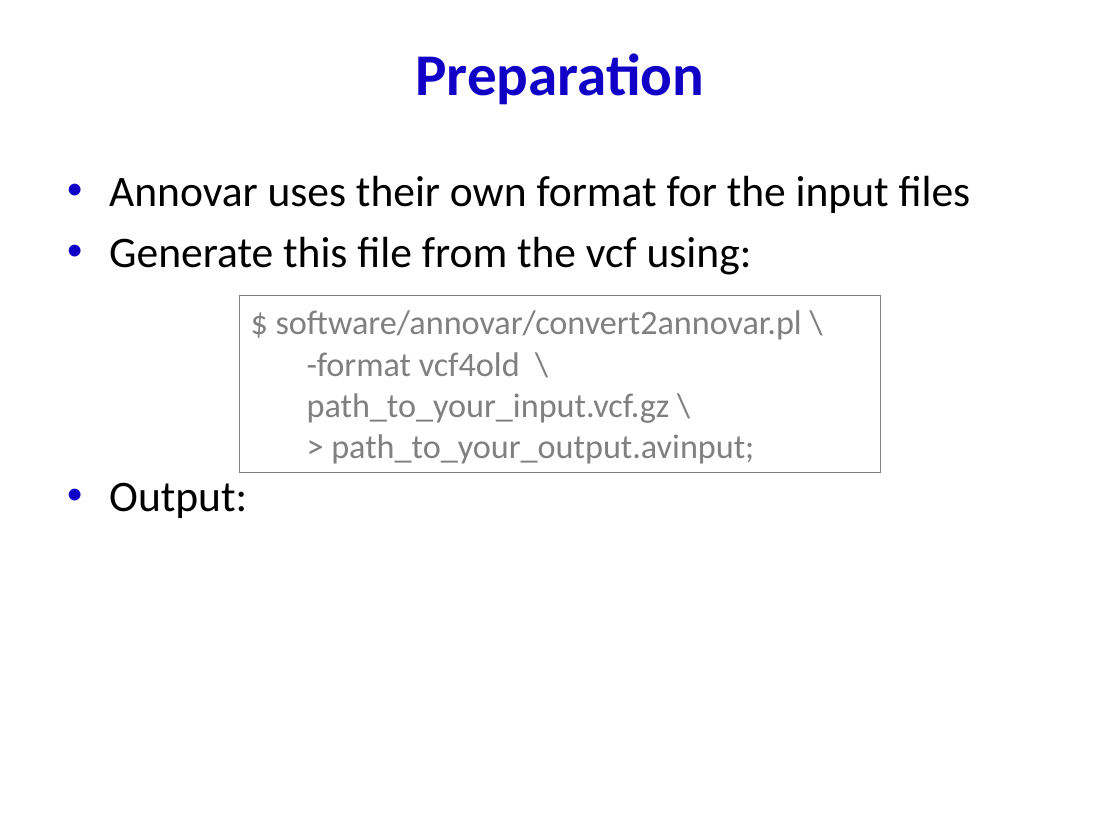
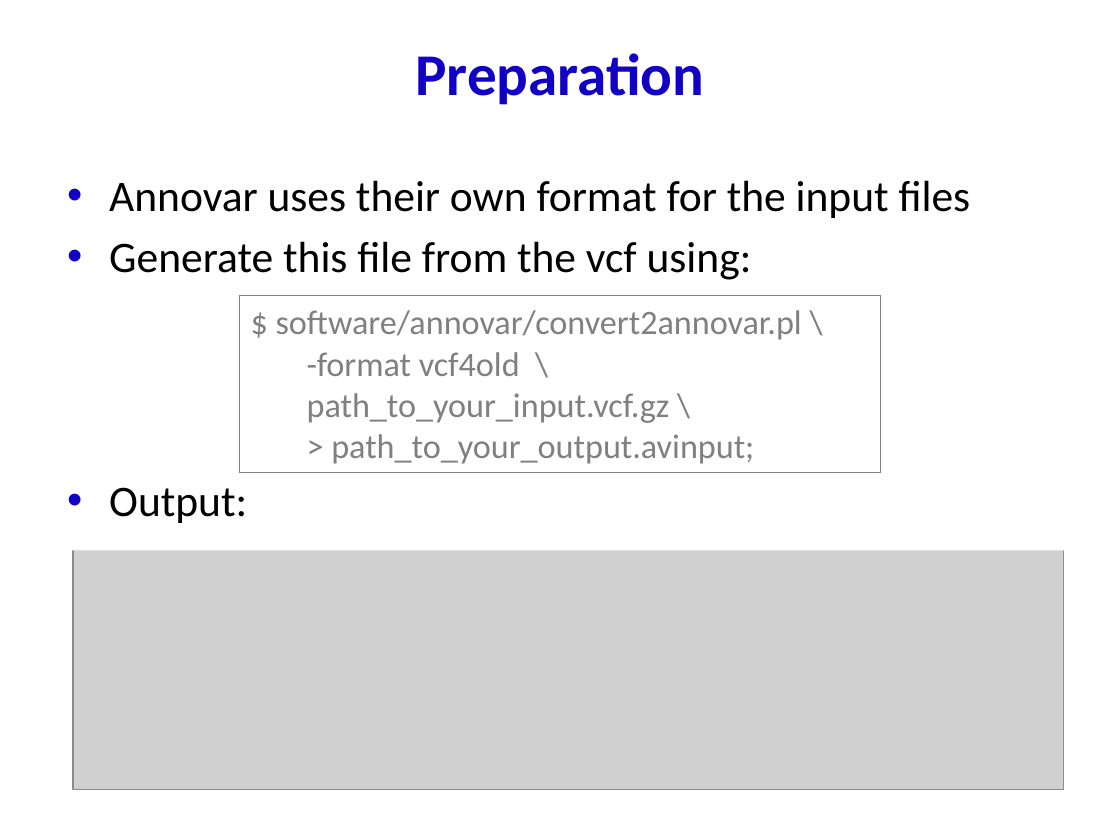
Before and after one commit to bioinformatics-core-shared-training/cruk-summer-school-2017, a slide deck: slide 3 of Day3/practical_annotatingSNVs.pptx. Drawn at 1120x840 pixels with LibreOffice and Linux fonts; fonts in the diff are those of the drawing; grey boxes stand for pictures. Boxes give left, top, right and bottom in pixels: in the first picture for what was removed or moved away, otherwise in the second. Text is boxed around its words. In the diff, an @@ line names an element or a change of style, - is before the commit and + after.

```diff
--- a/Day3/practical_annotatingSNVs.pptx
+++ b/Day3/practical_annotatingSNVs.pptx
@@ text "Annovar uses their own format ...": place and size @@
-text "Annovar uses their own format ..." at [109,175,971,518]
+text "Annovar uses their own format ..." at [56,162,1064,551]
@@ text "Annovar uses their own format ..." at [56,162,1064,551]: fill none to #FFFFFF @@
@@ picture added at [73,545,1064,790] @@
```
Also in this commit, not shown: 4 other slides changed, 3 slides added, 2 slides removed.
